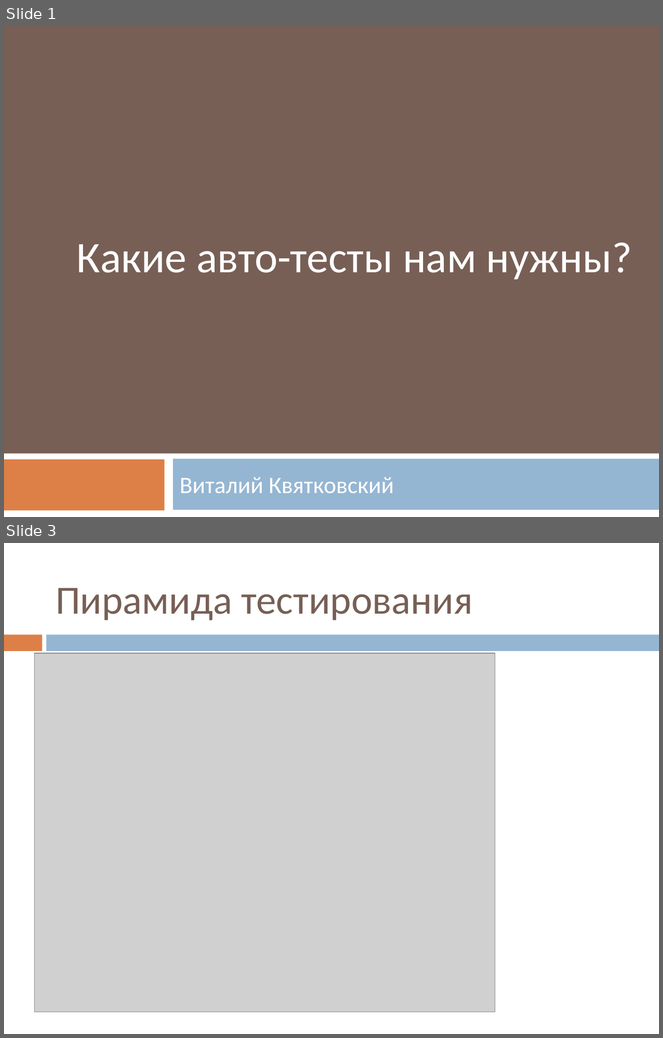
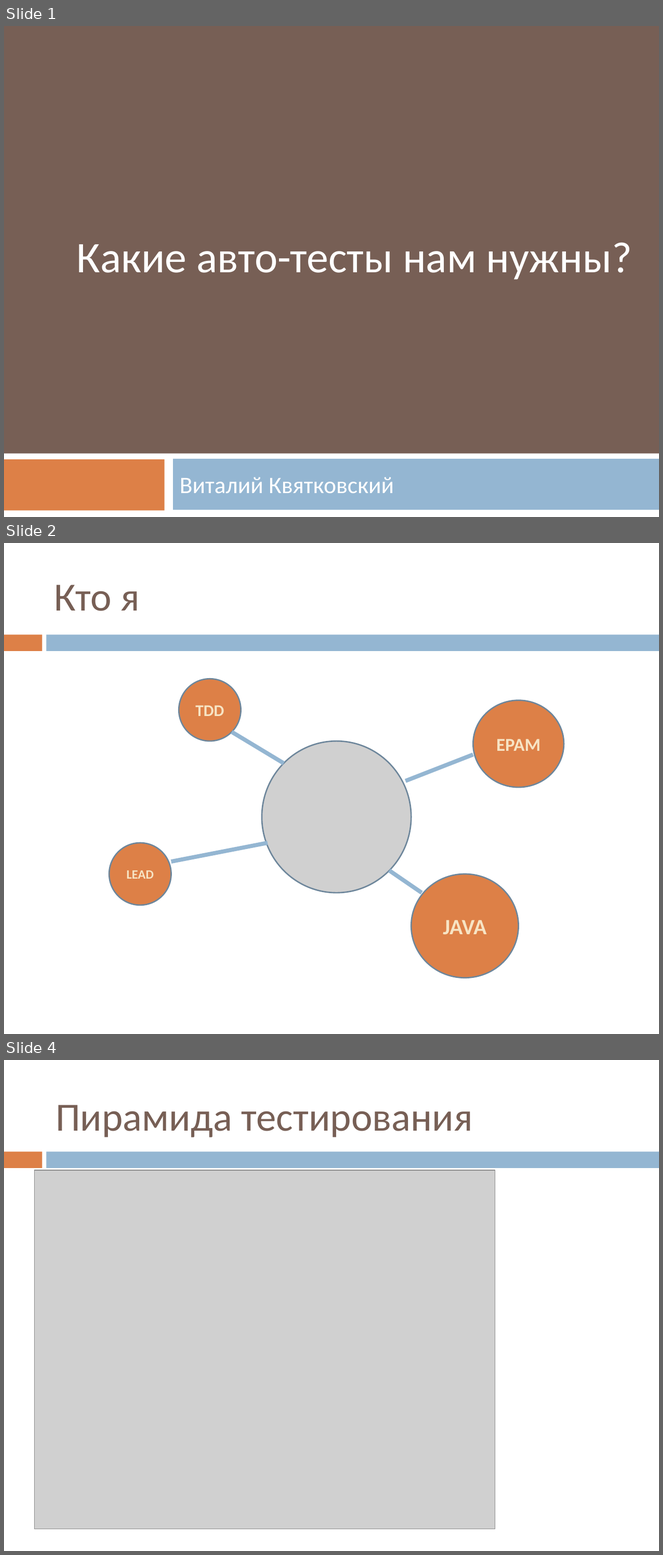
Before and after one commit to vitali-kviatkouski/personal, a slide deck: MiniQ/Testing/Testing.pptx. Shown one above the other, each under a label of ours: slides 1 and 3 before the commit, slides 1, 2 and 4 after it; the slides between them are not shown. The pictures are 663x1038 and 663x1555 pixels, drawn with LibreOffice and Linux fonts; fonts in the diff are those of the drawing; grey boxes stand for pictures. Boxes give left, top, right and bottom in pixels: in the first picture for what was removed or moved away, otherwise in the second. Text is boxed around its words. In the diff, an @@ line names an element or a change of style, - is before the commit and + after.

```diff
--- a/MiniQ/Testing/Testing.pptx
+++ b/MiniQ/Testing/Testing.pptx
@@ slide 2 added at box(4, 543, 659, 1034), background #FFFFFF; not listed: 2 template elements that a slide beside it also shows @@
@@ title added at box(54, 585, 139, 611), 44 pt, text #775F55 @@
+Кто я
@@ ellipse added at box(179, 679, 241, 741), fill #DD8047, outline #6D879B 1.5 pt, 18 pt, text #F7E5C5, bold @@
+TDD
@@ ellipse added at box(473, 700, 564, 787), fill #DD8047, outline #6D879B 1.5 pt, 20 pt, text #F7E5C5, bold @@
+EPAM
@@ line added from (232, 732) to (284, 763), #94B6D2 4.5 pt @@
@@ picture added at box(262, 742, 412, 893) @@
@@ line added from (473, 755) to (405, 781), #94B6D2 4.5 pt @@
@@ ellipse added at box(110, 843, 172, 905), fill #DD8047, outline #6D879B 1.5 pt, 14 pt, text #F7E5C5, bold @@
+LEAD
@@ line added from (268, 843) to (171, 862), #94B6D2 4.5 pt @@
@@ line added from (422, 893) to (389, 871), #94B6D2 4.5 pt @@
@@ ellipse added at box(412, 875, 519, 979), fill #DD8047, outline #6D879B 1.5 pt, 24 pt, text #F7E5C5, bold @@
+JAVA
@@ what was slide 3 is now slide 4 @@
```
Also in this commit, not shown: 7 slides changed, 1 other slide added, 1 slide removed.
